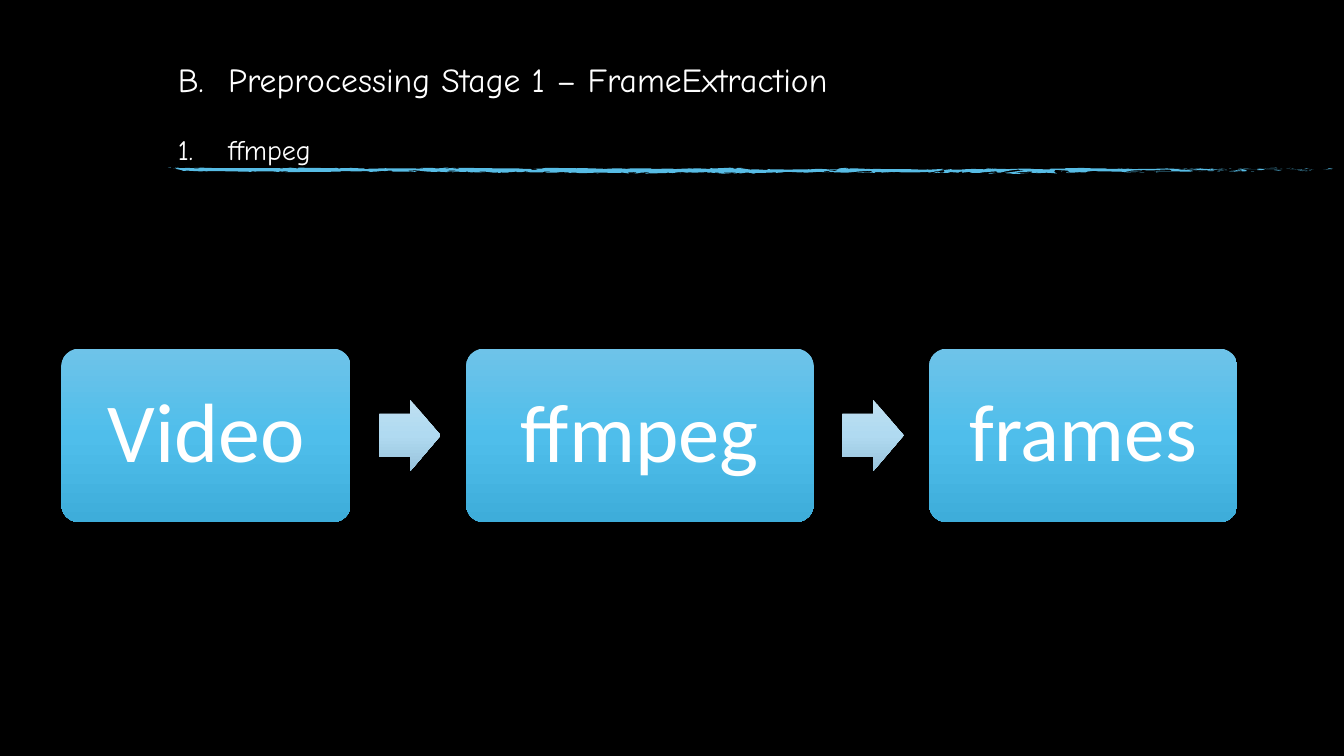
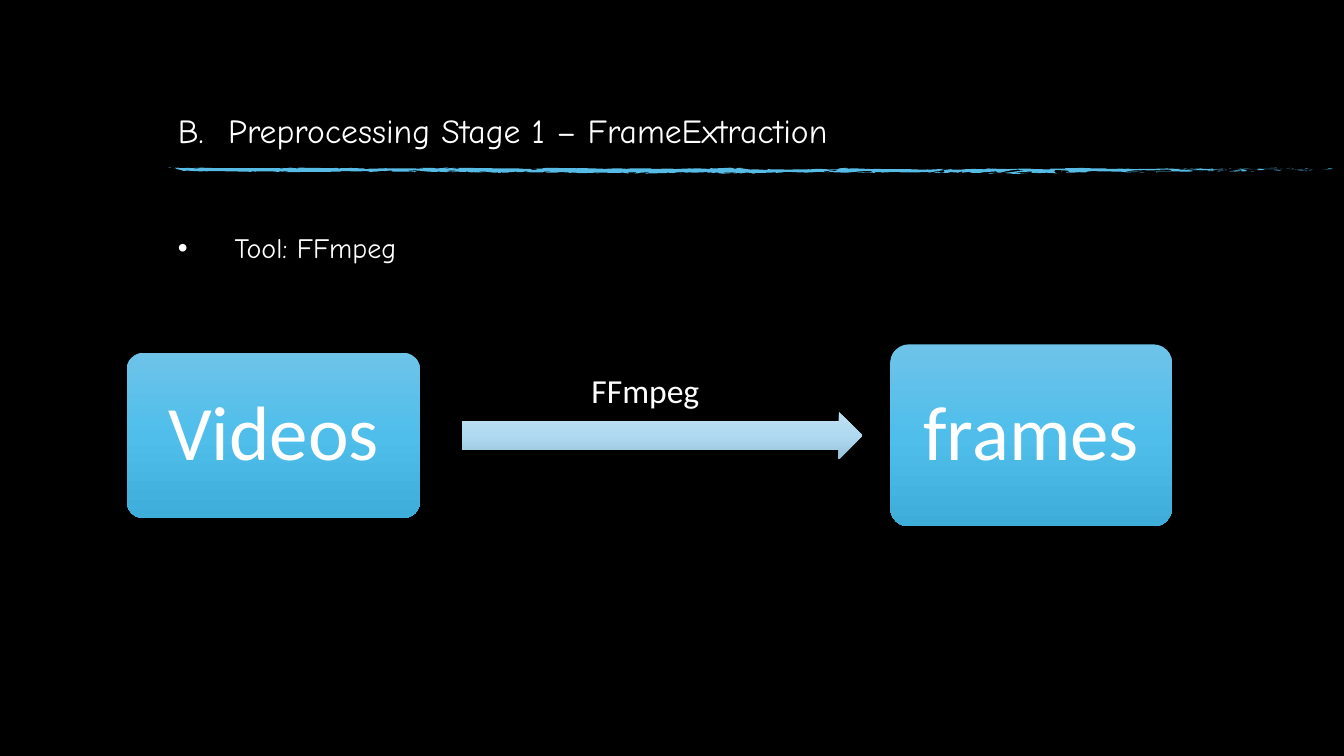
Before and after one commit to GatHors/ImageProcessing, a slide deck: slide 19 of Report & presentation/FinalReport_Gathors.pptm. Drawn at 1344x756 pixels with LibreOffice and Linux fonts; fonts in the diff are those of the drawing; background and template pictures are left out. Boxes give left, top, right and bottom in pixels: in the first picture for what was removed or moved away, otherwise in the second. Text is boxed around its words. In the diff, an @@ line names an element or a change of style, - is before the commit and + after.

```diff
--- a/Report & presentation/FinalReport_Gathors.pptm
+++ b/Report & presentation/FinalReport_Gathors.pptm
@@ text "Preprocessing Stage 1 – FrameExtraction": place and size @@
-text "Preprocessing Stage 1 – FrameExtraction" at box(228, 69, 828, 170)
+text "Preprocessing Stage 1 – FrameExtraction" at box(228, 120, 828, 150)
@@ text at box(228, 141, 311, 170): paragraph removed @@
-3. ffmpeg
@@ text added at box(235, 239, 396, 264), 20 pt, text #FFFFFF @@
+• Tool: FFmpeg
@@ rounded rectangle: place and size @@
-rounded rectangle at box(62, 349, 351, 522)
+rounded rectangle at box(127, 353, 420, 518)
@@ rounded rectangle: place and size @@
-rounded rectangle at box(930, 349, 1238, 522)
+rounded rectangle at box(890, 345, 1172, 527)
@@ text "frames": place and size @@
-text "frames" at box(970, 405, 1197, 462)
+text "frames" at box(924, 407, 1139, 461)
@@ text "frames" at box(924, 407, 1139, 461): size 58 to 55 pt; less space between paragraphs @@
@@ text "FFmpeg" at box(591, 381, 699, 409): vertical alignment middle to top @@
@@ text at box(591, 381, 699, 409): text changed; size 59 to 24 pt @@
-ffmpeg
+FFmpeg
@@ text added at box(168, 406, 379, 461), 55 pt, text #FFFFFF @@
+Videos
@@ right arrow added at box(462, 411, 862, 459), fill gradient #C0E0F3 to #B1DBF3 to #99C4DC @@
@@ group removed at box(107, 349, 904, 522): 2 right arrows, 1 text, 1 rounded rectangle @@
-Video
```
Also in this commit, not shown: 1 other slide changed.
